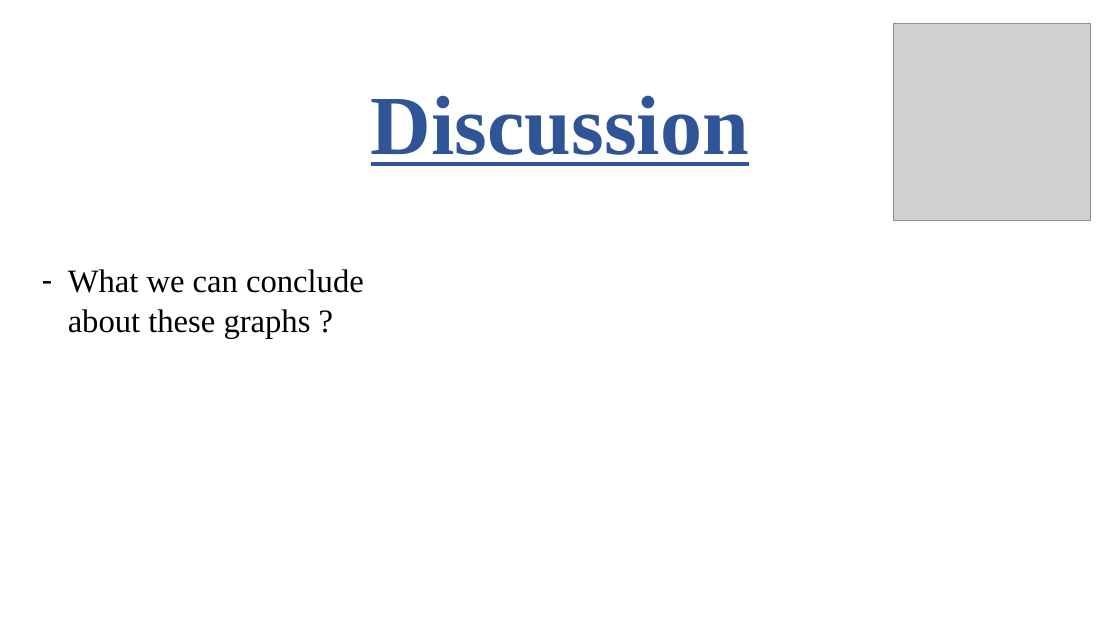
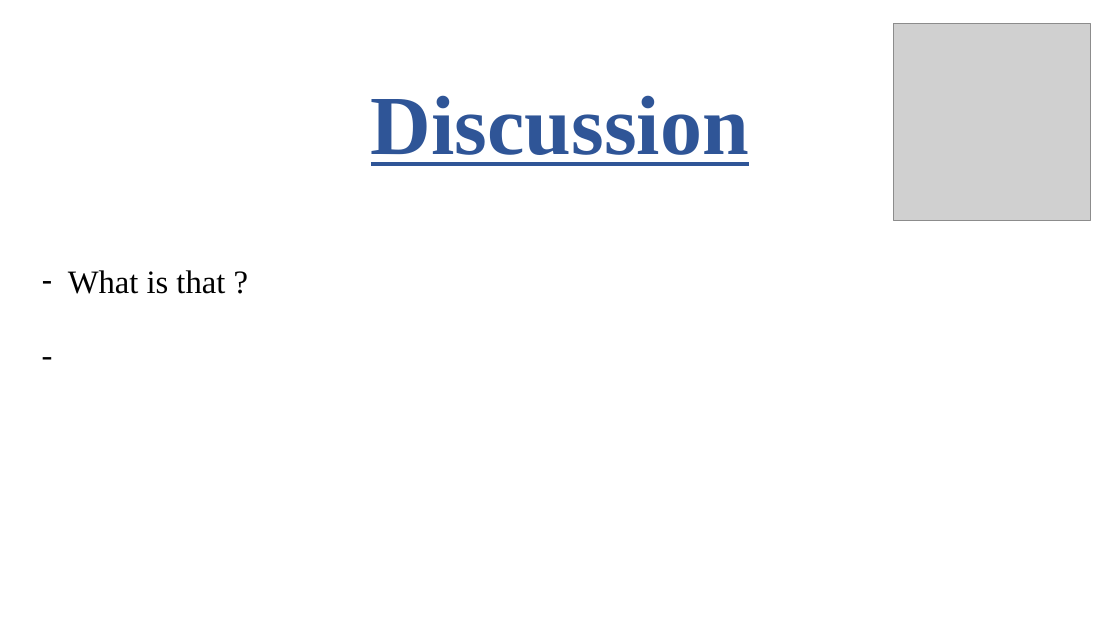
Before and after one commit to robinengels/Anglais, a slide deck: slide 13 of Anglais.pptx (slide 21 before the commit). Drawn at 1120x630 pixels with LibreOffice and Linux fonts; fonts in the diff are those of the drawing; grey boxes stand for pictures. Boxes give left, top, right and bottom in pixels: in the first picture for what was removed or moved away, otherwise in the second. Text is boxed around its words. In the diff, an @@ line names an element or a change of style, - is before the commit and + after.

```diff
--- a/Anglais.pptx
+++ b/Anglais.pptx
@@ text removed at (x1=68, y1=269, x2=364, y2=338) @@
-– What we can conclude about these graphs ?
@@ text added at (x1=68, y1=270, x2=225, y2=294), 28 pt, text #000000 @@
+– What is that ?
@@ text added at (x1=34, y1=330, x2=70, y2=378), 28 pt, text #000000 @@
+-
```
Also in this commit, not shown: 5 other slides changed, 5 slides added, 14 slides removed.
